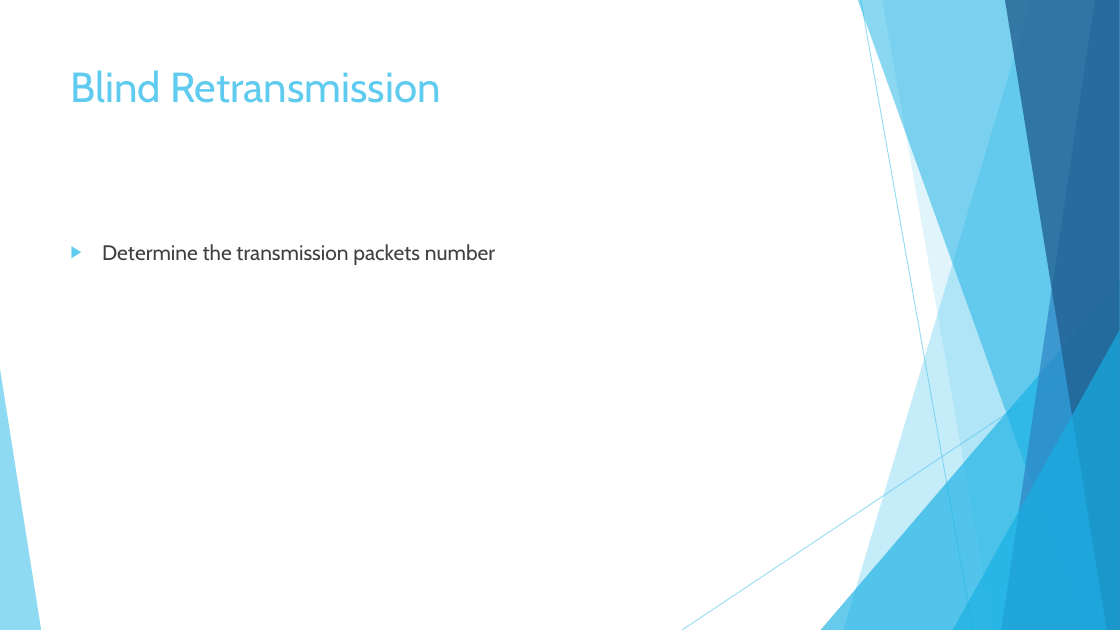
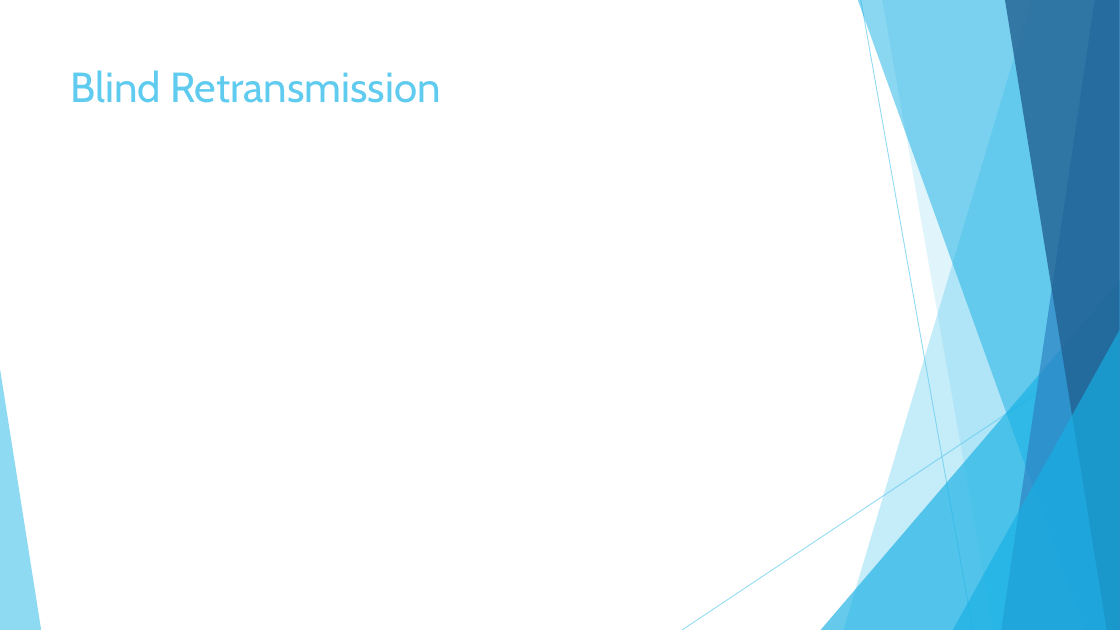
Before and after one commit to hungchun0201/Reliable_multicast_simulation, a slide deck: slide 15 of Final_project_reliable_multicast_retransmission_scheme.pptx (slide 14 before the commit). Drawn at 1120x630 pixels with LibreOffice and Linux fonts; fonts in the diff are those of the drawing. Boxes give left, top, right and bottom in pixels: in the first picture for what was removed or moved away, otherwise in the second. Text is boxed around its words. In the diff, an @@ line names an element or a change of style, - is before the commit and + after.

```diff
--- a/Final_project_reliable_multicast_retransmission_scheme.pptx
+++ b/Final_project_reliable_multicast_retransmission_scheme.pptx
@@ text removed at [102, 244, 495, 265] @@
-▶ Determine the transmission packets number
```
Also in this commit, not shown: 3 other slides changed, 3 slides added, 4 other files.
